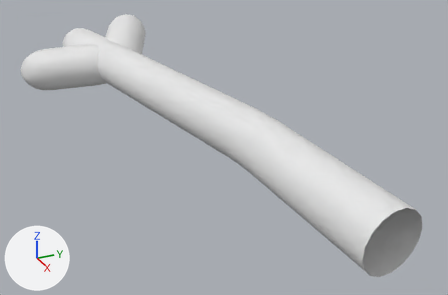
The FBX model Assets/FBX/Character/Shapes/Anim_MegaHit_Arms.FBX: old version first, new version second.
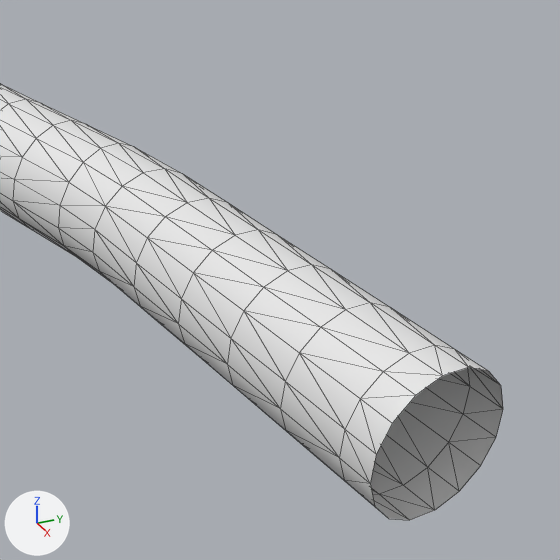
There are two pictures of each version: one whole from a 50 mm camera at (-0.073, -0.152, 0.604) aimed at (-0.36, -0.022, 0.46), one close up on the part from 44% to 100% of the width and 14% to 100% of the height. The axes (+X, +Y, +Z) are drawn at lower left. The lights are the same throughout. The close-ups show mesh edges as thin lines. Where no turn or scale is listed for an object, it has been applied to the vertices.

Script lines for the objects in view, before the commit:
```python
me_mesh = bpy.data.meshes.new('Mesh')
me_mesh.from_pydata(...)  # 701 vertices, 1376 faces; spans x -0.293..0.002, y -0.111..0.016, z -0.016..0.041
ob_arm = bpy.data.objects.new('Arm', me_mesh)
ob_arm.location = (-0.2411, 0.0, 0.462)
```
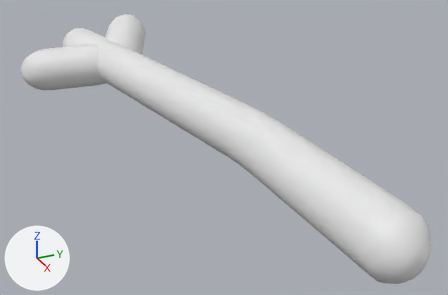
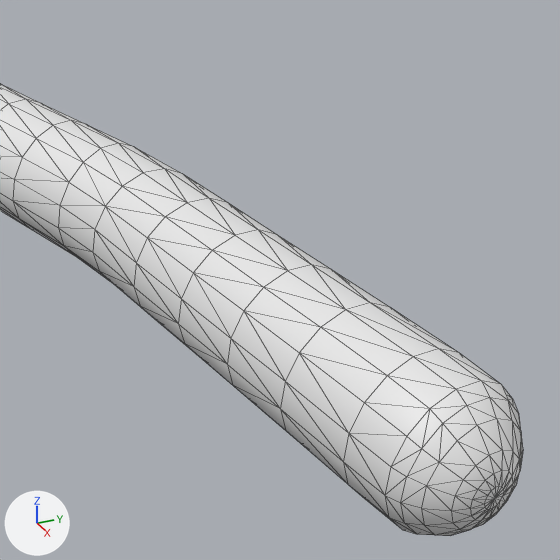
Location of each change, [x1, y1, x2, y2] in pixels of the close-ups (560 x 560 px):
'Arm', reshaped: before [0, 84, 503, 520]; after [0, 84, 523, 536]
part 1 of me_mesh, built on: before [280, 303, 503, 520]; after [280, 303, 523, 536]

Edits to the bpy script that builds the scene:
```text
Change me_mesh:
    used by ob_arm; location = (-0.2411, 0.0, 0.462)
    remove me_mesh.from_pydata(...)  # 701 vertices, 1376 faces; spans x -0.293..0.002, y -0.111..0.016, z -0.016..0.041
    add me_mesh.from_pydata(...)  # 782 vertices, 1552 faces; spans x -0.293..0.017, y -0.111..0.016, z -0.016..0.041
    me_mesh part 1
    10 vertices are removed from x -0.002..0.002, y -0.016..0.016, z -0.016..0.016
    42 faces are deleted
    10 vertices in x -0.01..-0.006, y -0.017..0.015, z -0.016..0.017 move by (0.001, 0.0, 0.0)
    6 vertices in x -0.011..-0.007, y -0.017..0.015, z -0.013..0.017 move by (0.002, 0.0, 0.0)
    6 vertices move from x -0.002..0.002, y -0.016..0.014, z -0.016..0.016 to x 0.002..0.006, y -0.016..0.013, z -0.016..0.016
    85 vertices are added at x 0.002..0.017, y -0.015..0.015, z -0.015..0.015
    6 new vertices lie (0.011, 0.001, -0.001) away from vertices in x -0.011..-0.007, y -0.017..0.015, z -0.015..0.003
    218 new faces join them
```
